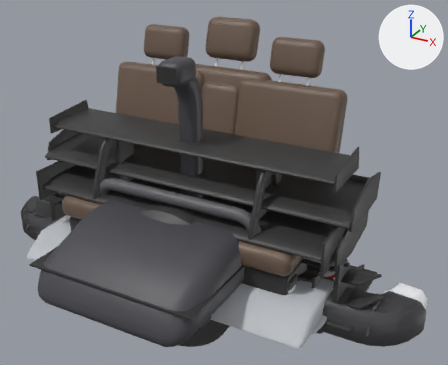
Renders of the glTF model blender/car_parts.q.glb from each side of a commit.
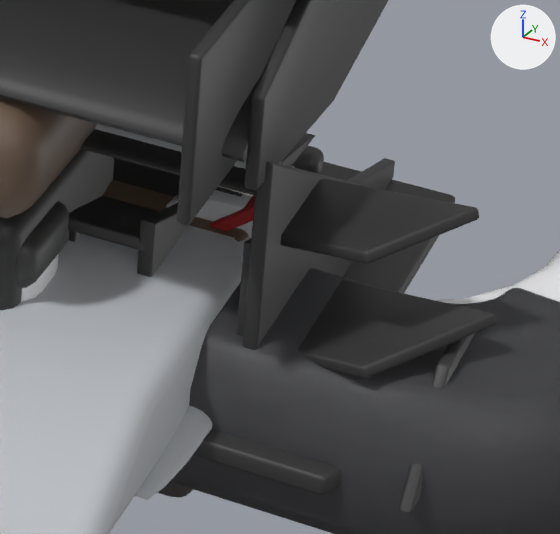
The first picture shows the older version from a camera (50 mm lens) standing at (1.44, -2.31, 1.6) and looking at (0.12, 0.09, 0.4). The close-ups show the older and then the newer version on the part from 63% to 89% of the width and 64% to 93% of the height of that picture. Only the edits that show in the close-ups are written down. The lights are fixed; the arrows at upper right show +X, +Y and +Z. Where no turn or scale is listed for an object, it has been applied to the vertices.

Script lines for the objects in view, before the commit:
```python
me_mesh_166 = bpy.data.meshes.new('Mesh_166')
me_mesh_166.from_pydata(...)  # 192 vertices, 376 faces; spans x 0.18..2.09, y -0.96..-0.78, z 0.36..0.46
me_mesh_166.materials.append(mat_carbon)  # dark grey #383838
me_mesh_44 = bpy.data.meshes.new('Mesh_44')
me_mesh_44.from_pydata(...)  # 304 vertices, 600 faces; spans x 0.526..1.746, y -0.975..-0.885, z 0.26..0.52
me_mesh_44.materials.append(mat_chrome)  # white #f3f3f6
me_mesh_54 = bpy.data.meshes.new('Mesh_54')
me_mesh_54.from_pydata(...)  # 454 vertices, 904 faces; spans x 0.0..16383.0, y -6776.0..-5057.0, z 1982.0..3208.0
me_mesh_54.materials.append(mat_steel)  # dark grey #5d5d61
ob_mesh_166 = bpy.data.objects.new('Mesh_166', me_mesh_166)
ob_mesh_166.location = (-1.136, 0.76, -0.36)
ob_mesh_44 = bpy.data.objects.new('Mesh_44', me_mesh_44)
ob_mesh_44.location = (-1.136, 0.76, -0.36)
ob_mesh_54_001 = bpy.data.objects.new('Mesh_54.001', me_mesh_54)
ob_mesh_54_001.parent = ob_part_bumper_offroad_rear_bar
ob_mesh_54_001.location = (-1.136, 0.76, -0.36)
ob_mesh_54_001.scale = (0.000139, 0.000139, 0.000139)
# also in view: 'Mesh_35' at (0.0, -0.12, 0.05); 'Mesh_141' at (0.0, -0.02, 0.29); 'Mesh_164' at (0.0, -0.11, 0.0); 'Mesh_49' at (0.0, -0.07, 0.09); 'Mesh_160' at (0.0, -0.05, 0.21)
```
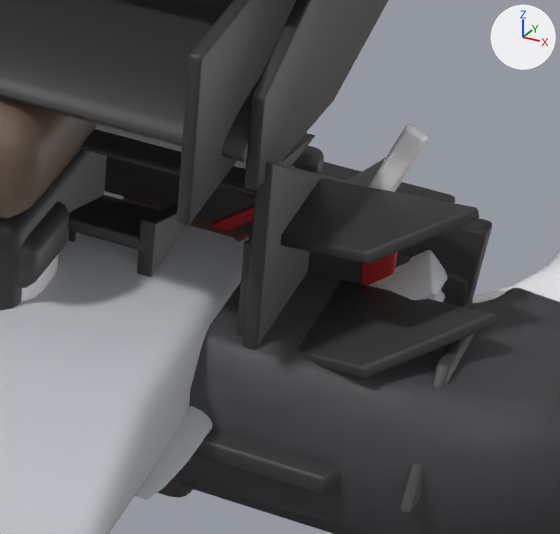
Where the change shows, as pixel boxes [x1, y1, x2, y2] in the close-ups (560 x 534 px):
'Mesh_360', added (mostly hidden)
    after: [105, 156, 473, 308]
'Mesh_350', added
    after: [327, 178, 492, 308]
'Mesh_349', added
    after: [368, 250, 447, 300]
'Mesh_355', added
    after: [368, 125, 428, 192]
'Mesh_360.001', added (mostly hidden)
    after: [105, 160, 471, 306]
'Mesh_365', added (red)
    after: [359, 252, 398, 285]
'Mesh_350.001', added
    after: [398, 219, 486, 284]
'Mesh_375', added (mostly hidden)
    after: [430, 290, 445, 302]
'Mesh_370', added (mostly hidden)
    after: [104, 191, 124, 199]
'Mesh_154', unchanged, covered by the edit
    before: [321, 162, 455, 293]
    after: [321, 162, 455, 203]
'Mesh_204', unchanged, covered by the edit
    before: [103, 180, 249, 242]
    after: [103, 194, 248, 242]
'Mesh_321', unchanged, covered by the edit
    before: [113, 158, 243, 197]

The change in detail:
Material 'textured' (mat_textured) is new.
Its base color is (0.06, 0.06, 0.065) (dark grey #454548).
Mesh me_mesh_375 is new.
It has 342 vertices, 680 faces and spans x 0.22..2.06, y -0.79..-0.75, z 0.36..0.48.
It uses material mat_alu (light grey #dddfe3).
Mesh me_mesh_360 is new.
It has 112 vertices, 220 faces and spans x 1416.0..14967.0, y -5586.0..-5370.0, z 2595.0..3676.0.
It uses material mat_textured (dark grey #454548).
Mesh me_mesh_370 is new.
It has 192 vertices, 376 faces and spans x 0.517..1.756, y -0.778..-0.758, z 0.39..0.47.
It uses material mat_chrome (white #f3f3f6).
Mesh me_mesh_365 is new.
It has 192 vertices, 376 faces and spans x 0.26..2.01, y -0.78..-0.77, z 0.42..0.52.
It uses material mat_reflector (red #b32727).
Mesh me_mesh_350 is new.
It has 128 vertices, 252 faces and spans x 1347.0..15036.0, y -5565.0..-5392.0, z 2595.0..3820.0.
It uses material mat_textured (dark grey #454548).
Mesh me_mesh_355 is new.
It has 352 vertices, 700 faces and spans x 0.25..2.03, y -0.77..-0.76, z 0.4..0.61.
It uses material mat_chrome (white #f3f3f6).
Mesh me_mesh_349 is new.
It has 342 vertices, 680 faces and spans x 0.22..2.06, y -0.81..-0.75, z 0.36..0.5.
It uses material mat_alu (light grey #dddfe3).
Object 'Mesh_375' (ob_mesh_375) is new; it shows me_mesh_375.
Its location is (-1.136, 0.76, -0.36).
Object 'Mesh_360.001' (ob_mesh_360_001) is new; it shows me_mesh_360.
Its parent is ob_part_rapron_guard_band.
Its location is (-1.136, 0.76, -0.36).
Its scale is (0.000139, 0.000139, 0.000139).
Object 'part_rapron_guard_band' (ob_part_rapron_guard_band) is new.
Its parent is ob_part_rapron_guard.
Its location is (0.0, 0.0, 0.0).
Object 'part_rapron_guard' (ob_part_rapron_guard) is new.
Its location is (0.0, 0.0, 0.0).
Object 'Mesh_370' (ob_mesh_370) is new; it shows me_mesh_370.
Its location is (-1.136, 0.76, -0.36).
Object 'Mesh_365' (ob_mesh_365) is new; it shows me_mesh_365.
Its location is (-1.136, 0.76, -0.36).
Object 'Mesh_350.001' (ob_mesh_350_001) is new; it shows me_mesh_350.
Its parent is ob_part_rapron_black_band.
Its location is (-1.136, 0.76, -0.36).
Its scale is (0.000139, 0.000139, 0.000139).
Object 'part_rapron_black_band' (ob_part_rapron_black_band) is new.
Its parent is ob_part_rapron_black.
Its location is (0.0, 0.0, 0.0).
Object 'part_rapron_black' (ob_part_rapron_black) is new.
Its location is (0.0, 0.0, 0.0).
Object 'Mesh_360' (ob_mesh_360) is new; it shows me_mesh_360.
Its parent is ob_part_apron_guard_band.
Its location is (-1.136, 0.76, -0.36).
Its scale is (0.000139, 0.000139, 0.000139).
Object 'part_apron_guard_band' (ob_part_apron_guard_band) is new.
Its parent is ob_part_apron_guard.
Its location is (0.0, 0.0, 0.0).
Object 'part_apron_guard' (ob_part_apron_guard) is new.
Its location is (0.0, 0.0, 0.0).
Object 'Mesh_355' (ob_mesh_355) is new; it shows me_mesh_355.
Its location is (-1.136, 0.76, -0.36).
Object 'Mesh_350' (ob_mesh_350) is new; it shows me_mesh_350.
Its parent is ob_part_apron_black_band.
Its location is (-1.136, 0.76, -0.36).
Its scale is (0.000139, 0.000139, 0.000139).
Object 'part_apron_black_band' (ob_part_apron_black_band) is new.
Its parent is ob_part_apron_black.
Its location is (0.0, 0.0, 0.0).
Object 'part_apron_black' (ob_part_apron_black) is new.
Its location is (0.0, 0.0, 0.0).
Object 'Mesh_349' (ob_mesh_349) is new; it shows me_mesh_349.
Its location is (-1.136, 0.76, -0.36).
